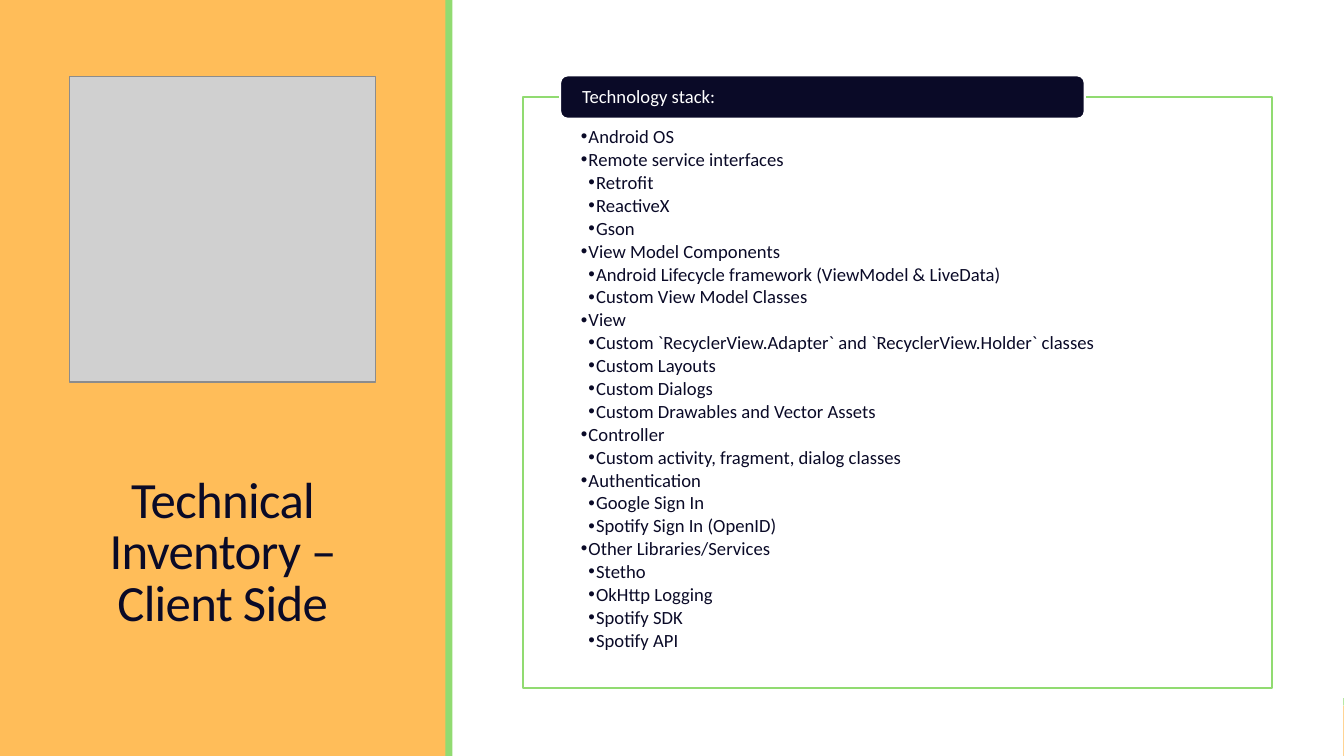
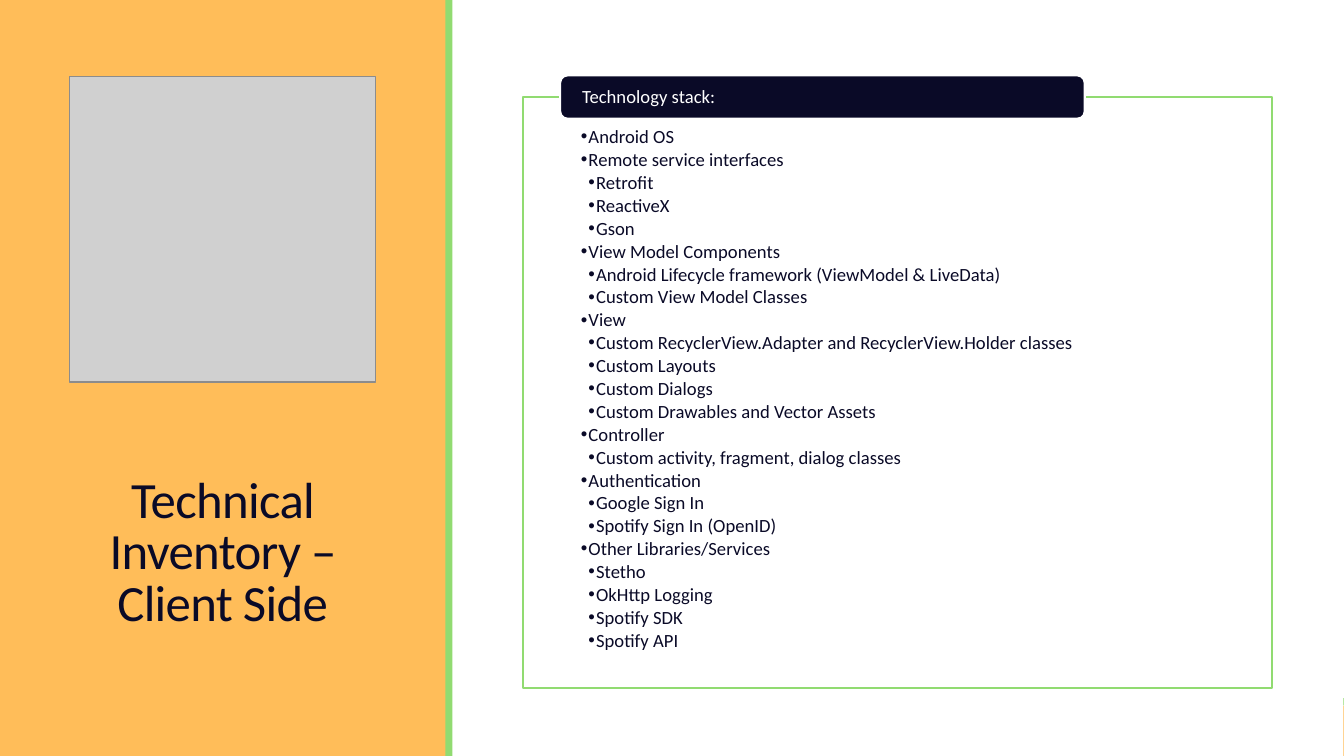
Before and after one commit to tunefull/tunefull.github.io, a slide deck: slide 5 of docs/presentation/tunefull-presentation-power-point.pptx. Drawn at 1344x756 pixels with LibreOffice and Linux fonts; fonts in the diff are those of the drawing; grey boxes stand for pictures. Boxes give left, top, right and bottom in pixels: in the first picture for what was removed or moved away, otherwise in the second. Text is boxed around its words. In the diff, an @@ line names an element or a change of style, - is before the commit and + after.

```diff
--- a/docs/presentation/tunefull-presentation-power-point.pptx
+++ b/docs/presentation/tunefull-presentation-power-point.pptx
@@ text at [588,336,1072,352]: text changed @@
-    • Custom `RecyclerView.Adapter` and `RecyclerView.Holder` classes
+    • Custom RecyclerView.Adapter and RecyclerView.Holder classes
```
Also in this commit, not shown: 1 other slide changed, 1 other file.
